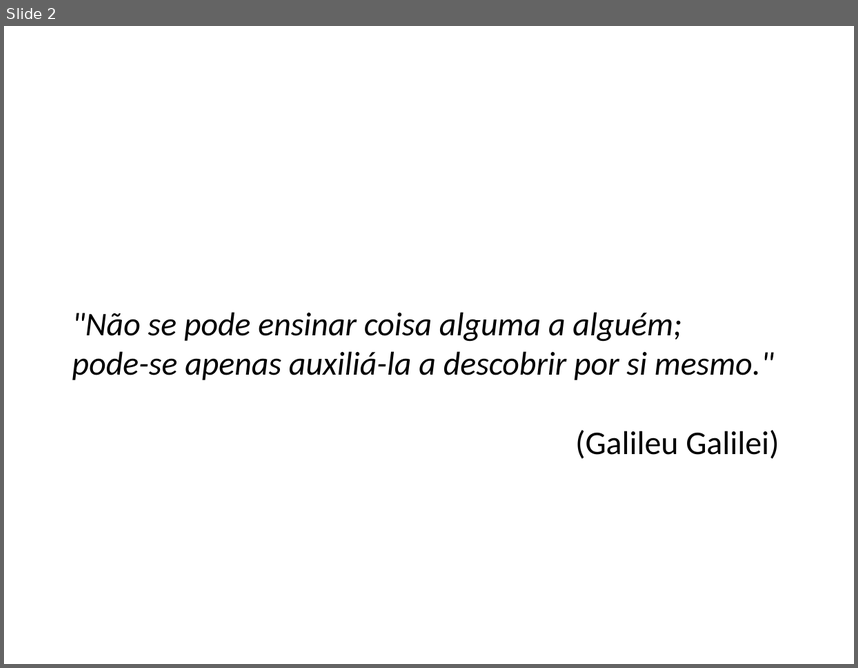
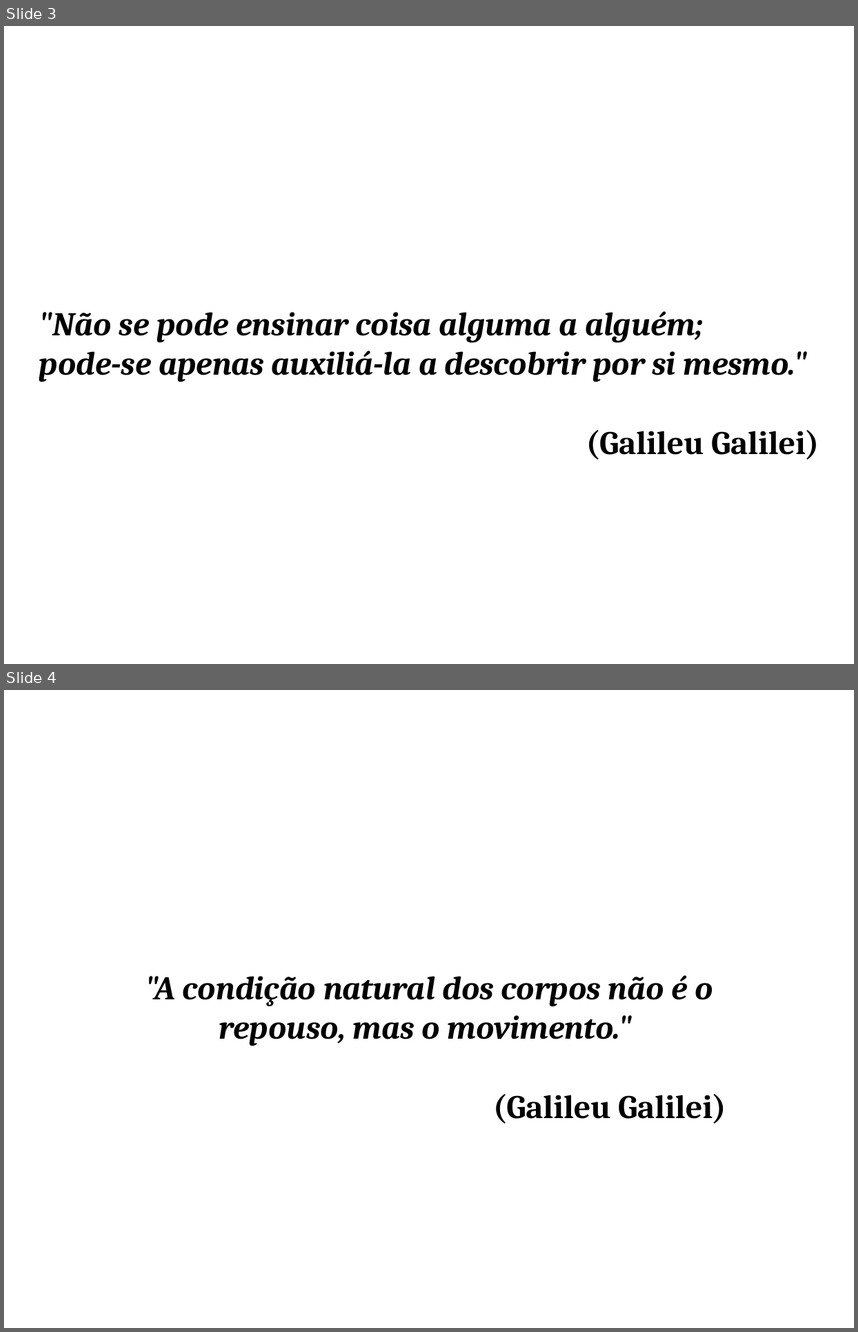
Before and after one commit to mptrv/pagina-pessoal, a slide deck: apresentacoes/frases.pptx. Shown one above the other, each under a label of ours: slide 2 before the commit, slides 3 and 4 after it. The pictures are 858x668 and 858x1332 pixels, drawn with LibreOffice and Linux fonts; fonts in the diff are those of the drawing. Boxes give left, top, right and bottom in pixels: in the first picture for what was removed or moved away, otherwise in the second. Text is boxed around its words. In the diff, an @@ line names an element or a change of style, - is before the commit and + after.

```diff
--- a/apresentacoes/frases.pptx
+++ b/apresentacoes/frases.pptx
@@ slide 4 added at bbox=[4, 690, 854, 1328], background #FFFFFF @@
@@ text added at bbox=[145, 975, 726, 1123], 28 pt, text #000000, bold, italic @@
+"A condição natural dos corpos não é o repouso, mas o movimento."
+(Galileu Galilei)
@@ what was slide 2 is now slide 3 @@
@@ slide 3 changed as well @@
@@ text ""Não se pode ensinar coisa ...": place and size @@
-text ""Não se pode ensinar coisa ..." at bbox=[72, 312, 779, 459]
+text ""Não se pode ensinar coisa ..." at bbox=[39, 311, 820, 459]
@@ text ""Não se pode ensinar coisa ..." at bbox=[39, 311, 820, 459]: font Calibri to Cambria, bold on @@
```
Also in this commit, not shown: 1 other slide changed, 5 other slides added.
